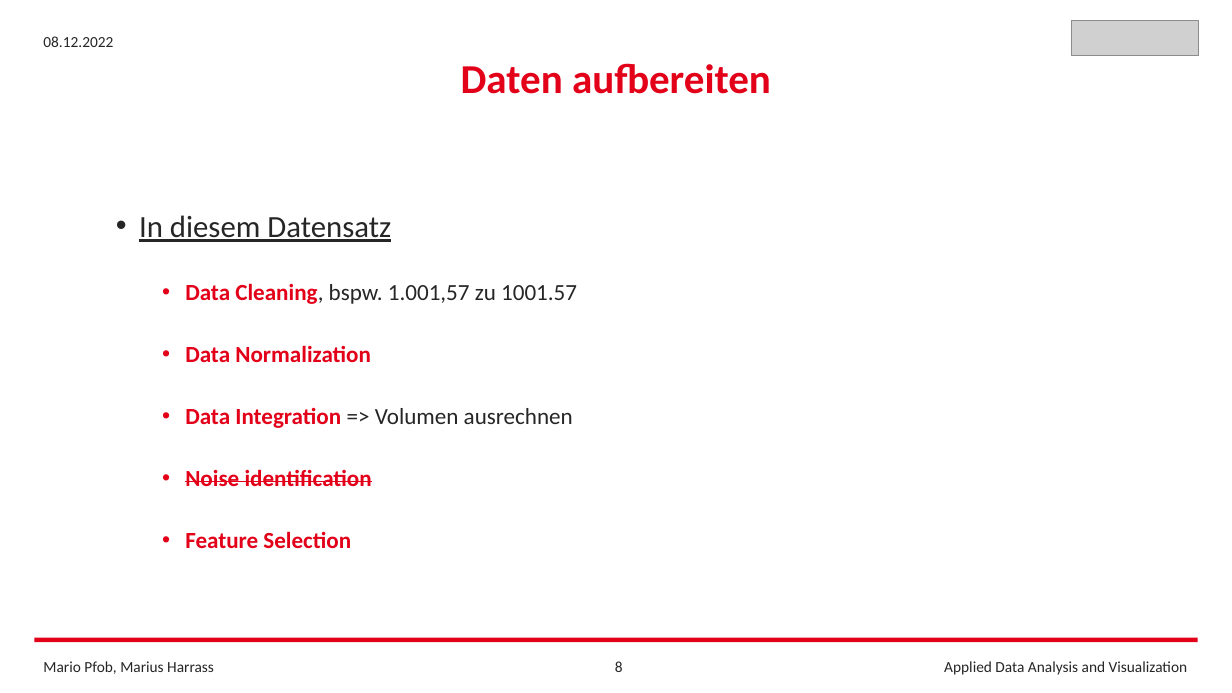
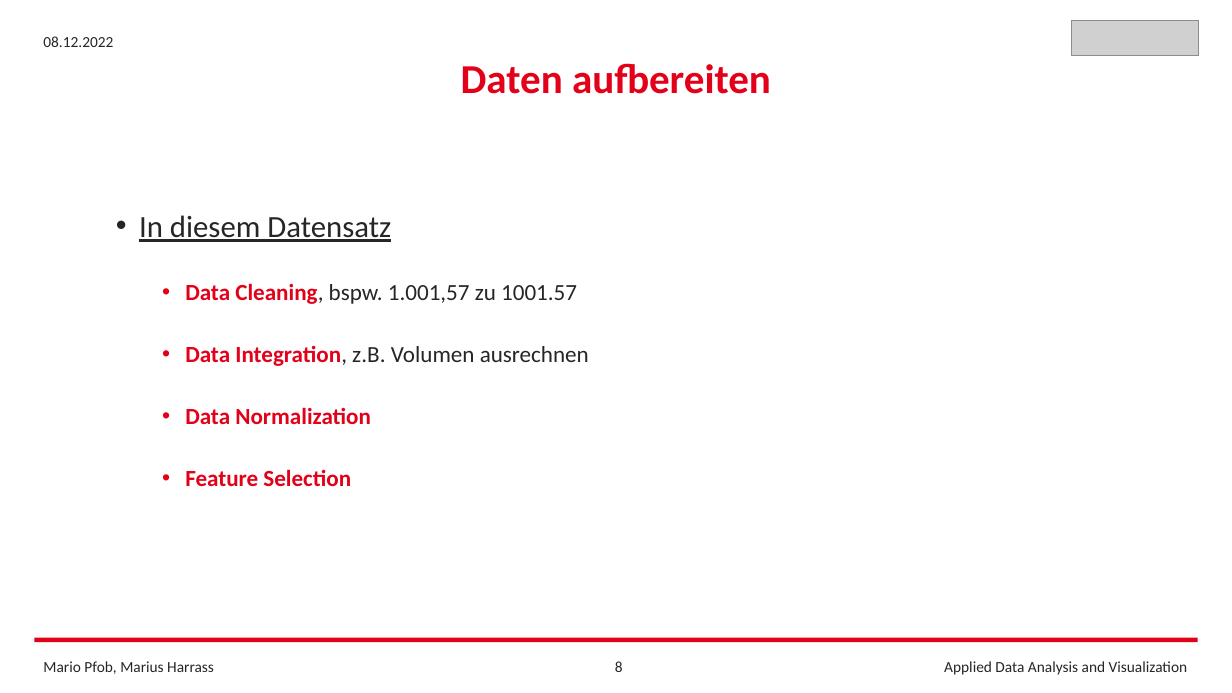
Before and after one commit to FrankCastlepancakes/ClusteringScikitLearn, a slide deck: slide 8 of Clustering_Scikit_Learn.pptx. Drawn at 1232x693 pixels with LibreOffice and Linux fonts; fonts in the diff are those of the drawing; grey boxes stand for pictures. Boxes give left, top, right and bottom in pixels: in the first picture for what was removed or moved away, otherwise in the second. Text is boxed around its words. In the diff, an @@ line names an element or a change of style, - is before the commit and + after.

```diff
--- a/Clustering_Scikit_Learn.pptx
+++ b/Clustering_Scikit_Learn.pptx
@@ text at bbox=[185, 345, 589, 366]: paragraph added @@
+  • Data Integration, z.B. Volumen ausrechnen
@@ text at bbox=[185, 407, 573, 486]: paragraphs removed @@
-  • Data Integration => Volumen ausrechnen
-  • Noise identification
```
Also in this commit, not shown: 10 other files.
